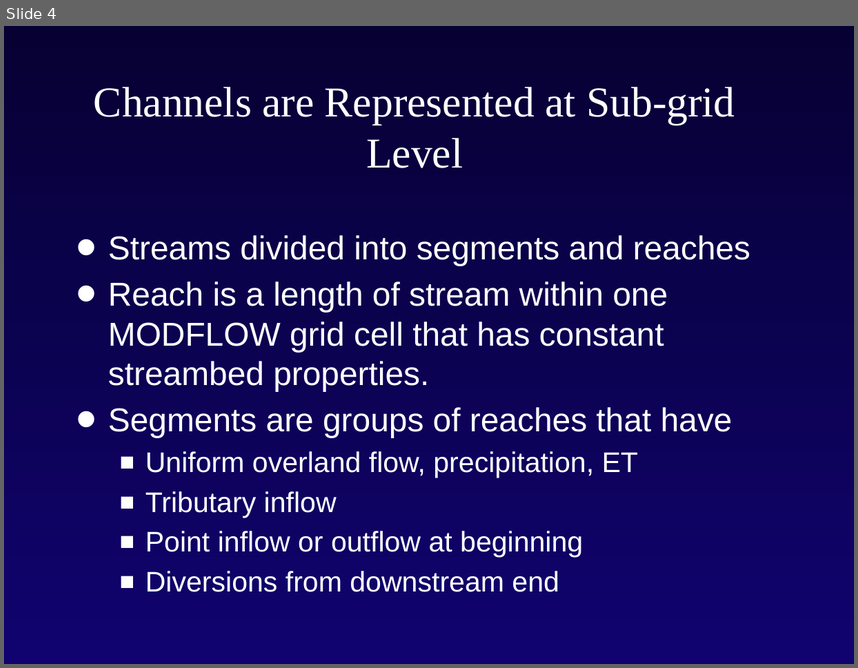
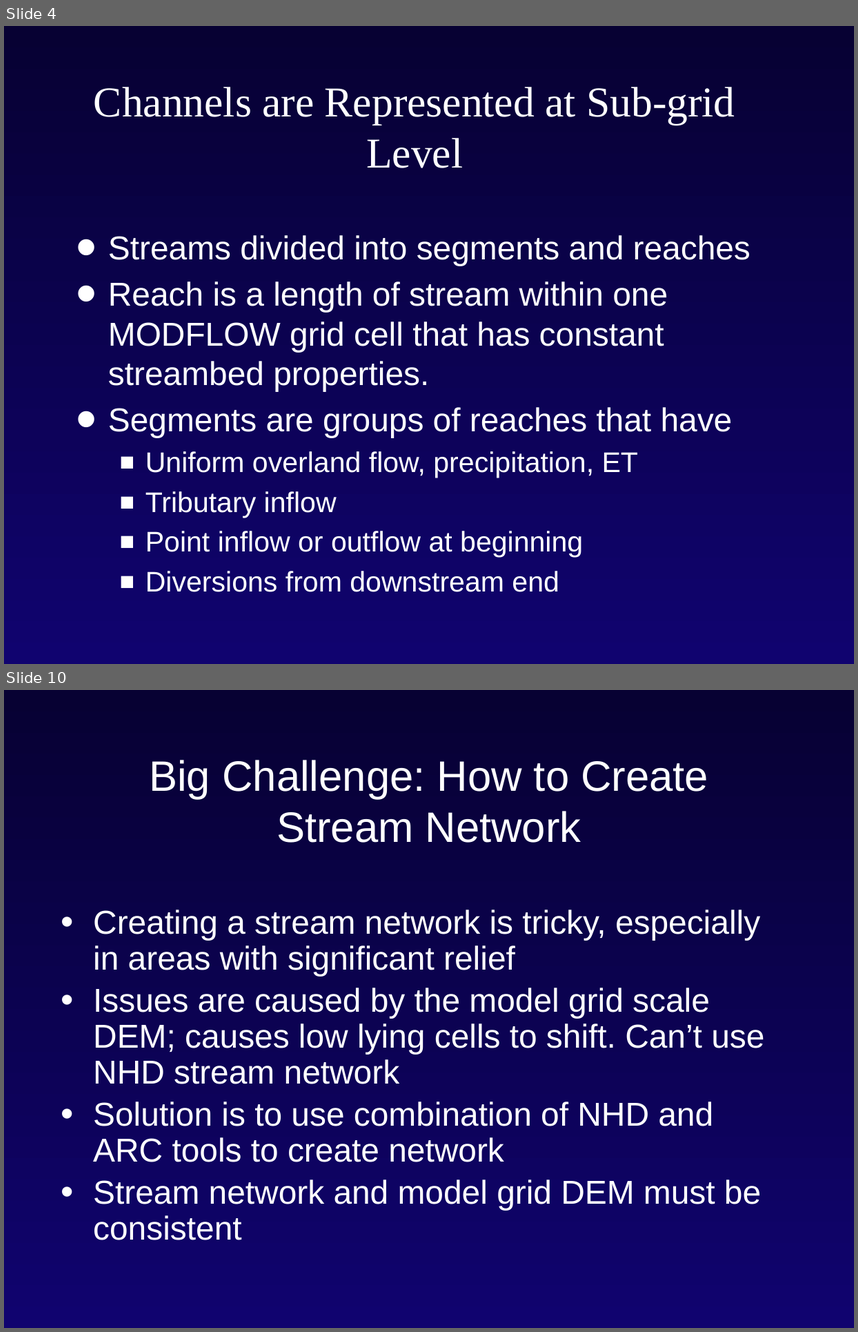
Before and after one commit to rniswon/gsflowID2447_classrepo, a slide deck: presentations/Niswonger/Intro_modflow_D.pptx. Shown one above the other, each under a label of ours: slide 4 before the commit, slides 4 and 10 after it; the slides between them are not shown. The pictures are 858x668 and 858x1332 pixels, drawn with LibreOffice and Linux fonts; fonts in the diff are those of the drawing; background and template pictures are left out. Boxes give left, top, right and bottom in pixels: in the first picture for what was removed or moved away, otherwise in the second. Text is boxed around its words. In the diff, an @@ line names an element or a change of style, - is before the commit and + after.

```diff
--- a/presentations/Niswonger/Intro_modflow_D.pptx
+++ b/presentations/Niswonger/Intro_modflow_D.pptx
@@ slide 10 added at (4, 690, 854, 1328), background gradient #070133 to #10036F @@
@@ title added at (149, 760, 708, 842), 36 pt, text #FFFFFF @@
+Big Challenge: How to Create Stream Network
@@ text added at (93, 909, 764, 1240), 28 pt, text #FFFFFF @@
+• Creating a stream network is tricky, especially in areas with significant relief
+• Issues are caused by the model grid scale DEM; causes low lying cells to shift. Can’t use NHD stream network
+• Solution is to use combination of NHD and ARC tools to create network
+• Stream network and model grid DEM must be consistent
```
Also in this commit, not shown: 2 slides changed, 9 other slides added.
